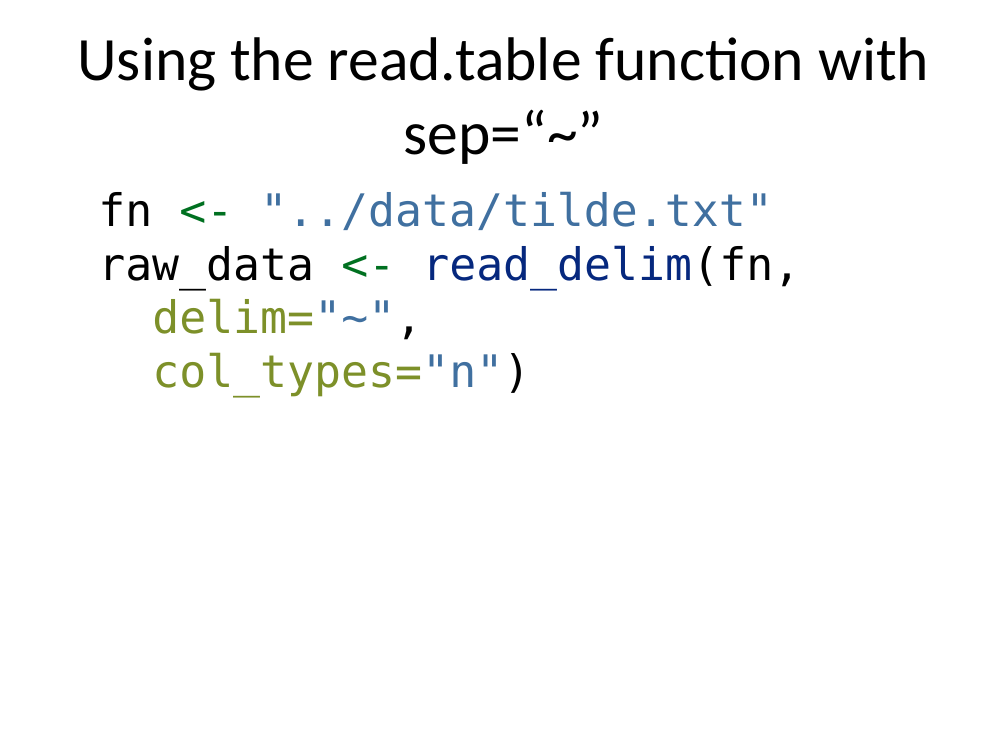
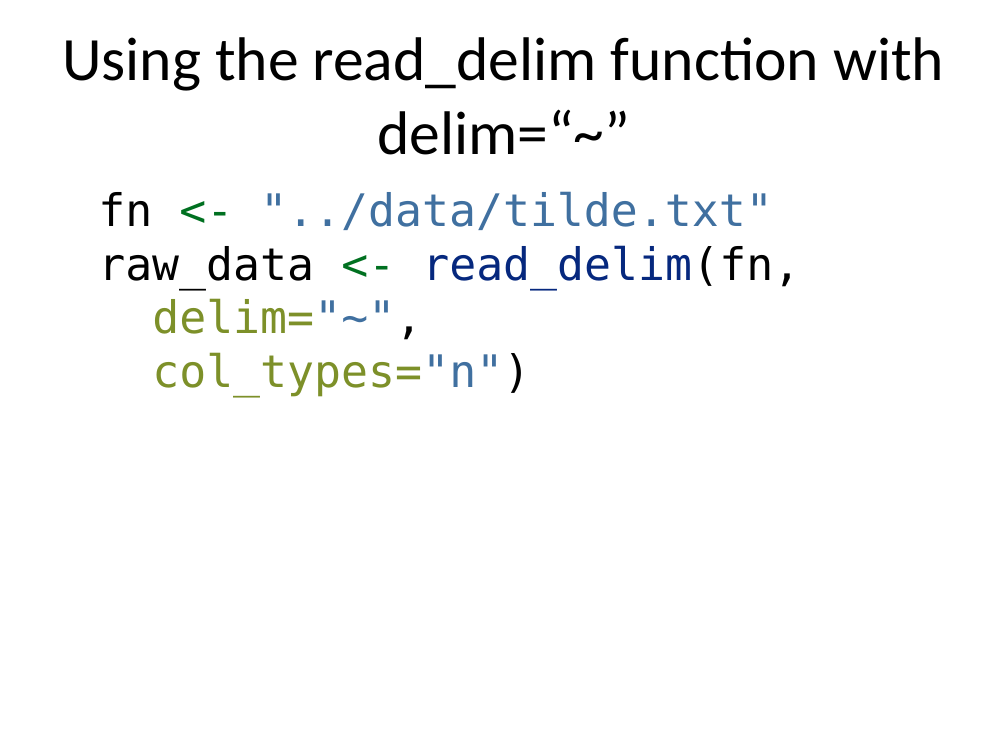
Before and after one commit to pmean/classes, a slide deck: slide 18 of introduction-to-r/src/v03-slides-and-speaker-notes.pptx. Drawn at 1008x756 pixels with LibreOffice and Linux fonts; fonts in the diff are those of the drawing. Boxes give left, top, right and bottom in pixels: in the first picture for what was removed or moved away, otherwise in the second. Text is boxed around its words. In the diff, an @@ line names an element or a change of style, - is before the commit and + after.

```diff
--- a/introduction-to-r/src/v03-slides-and-speaker-notes.pptx
+++ b/introduction-to-r/src/v03-slides-and-speaker-notes.pptx
@@ title at <box>62,37,944,155</box>: text changed @@
-Using the read.table function with sep=“~”
+Using the read_delim function with delim=“~”
```
Also in this commit, not shown: 14 other slides changed, 1 slide added, 2 other files.
